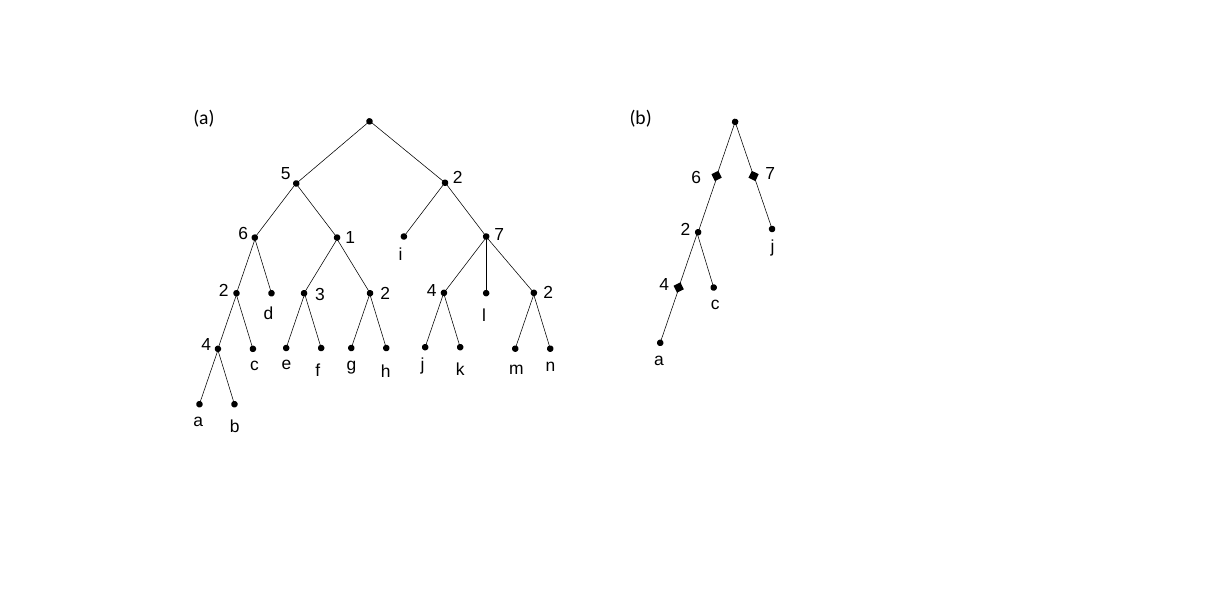
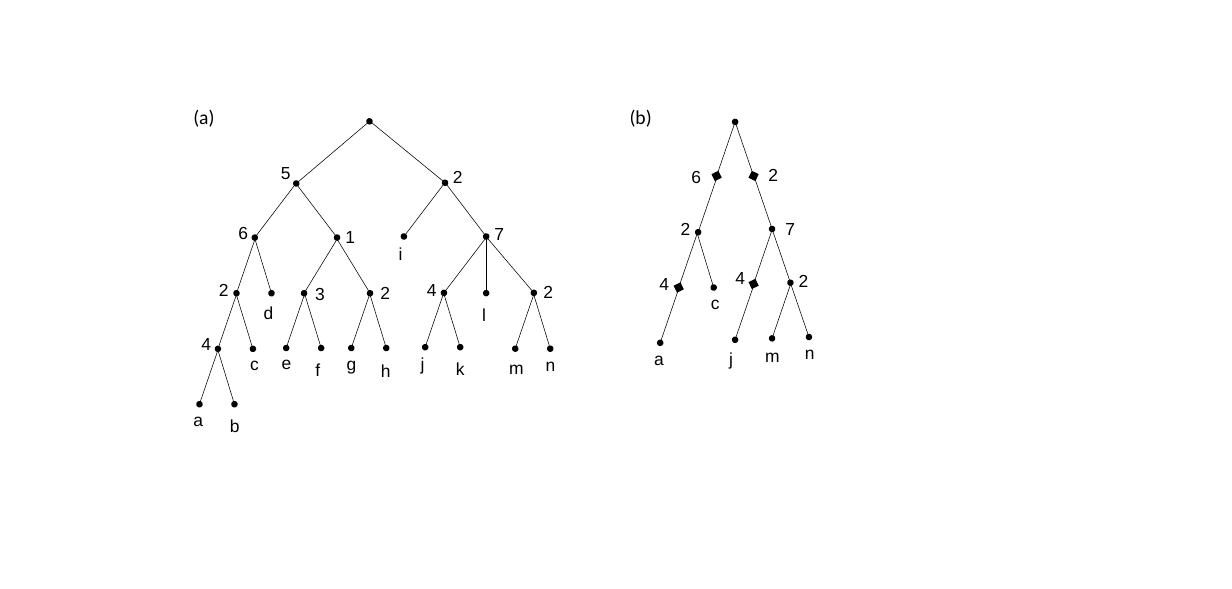
Before and after one commit to varung97/fyp, a slide deck: slide 9 of final_report/images/graphs.pptx. Drawn at 1232x589 pixels with LibreOffice and Linux fonts; fonts in the diff are those of the drawing. Boxes give left, top, right and bottom in pixels: in the first picture for what was removed or moved away, otherwise in the second. Text is boxed around its words. In the diff, an @@ line names an element or a change of style, - is before the commit and + after.

```diff
--- a/final_report/images/graphs.pptx
+++ b/final_report/images/graphs.pptx
@@ text added at (768, 169, 778, 181), 16 pt, text #000000 @@
+2
@@ arrow added from (772, 230) to (753, 284), #000000 0.5 pt @@
@@ arrow added from (771, 228) to (790, 282), #000000 0.5 pt @@
@@ text "7": place and size @@
-text "7" at (765, 167, 775, 179)
+text "7" at (785, 223, 795, 235)
@@ arrow added from (753, 286) to (735, 340), #000000 0.5 pt @@
@@ text added at (735, 272, 745, 284), 16 pt, text #000000 @@
+4
@@ arrow added from (790, 284) to (772, 338), #000000 0.5 pt @@
@@ arrow added from (790, 282) to (809, 337), #000000 0.5 pt @@
@@ text added at (799, 275, 809, 287), 16 pt, text #000000 @@
+2
@@ text "j": place and size @@
-text "j" at (771, 238, 775, 256)
+text "j" at (729, 352, 733, 368)
@@ text added at (765, 352, 780, 362), 16 pt, text #000000 @@
+m
@@ text added at (805, 349, 815, 359), 16 pt, text #000000 @@
+n
```
Also in this commit, not shown: 1 other slide changed, 3 other files.
